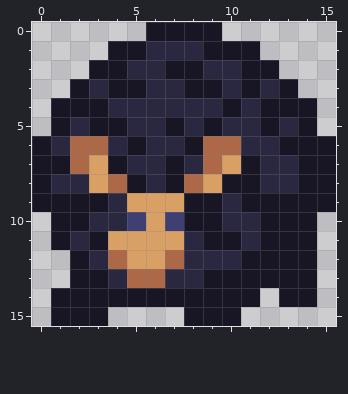
One commit to this pixel-art sprite: Textures/Items/spr_passive_sheep_a2xt.png. Above: the version before the commit.
The file is 16x16 pixels.
The result:
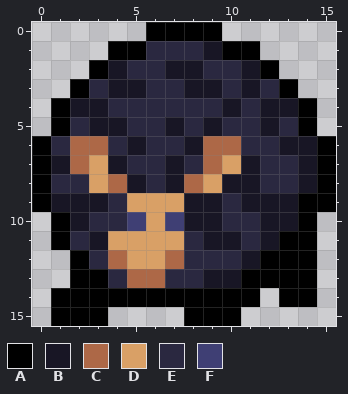
Palette (. is transparent): A #000000  B #181625  C #ad6847  D #d9a066  E #2a2840  F #3f3f74
Commit: tweaked pocket sheep icon.
The exact change:
@@ x 0..15 @@
- 0 ......BBBB......
- 1 ....BBEEEBBB....
- 2 ...BBEEBBEEBB...
- 3 ..BEBBEEBBEBEB..
- 4 .BBBEEEEEEBEBBB.
- 5 .BEBBEEBEBEEBEB.
- 6 BECCEBEEBCCEEBBB
- 7 BBCDBEEBECDBEEBB
- 8 BEEDCBEBCDBBEEBB
- 9 BBBBEDDDBBEBBBBB
-10 .BBEEFDFBBEEBBB.
-11 .BEBDDDDEBBEBBB.
-12 ..BECDDCEEEBBBB.
-13 ..BBECCEEBBBBBB.
-14 .BBBBBBBBBBB.BB.
-15 .BBB....BBB.....
+ 0 ......AAAA......
+ 1 ....AAEEEBAA....
+ 2 ...ABEEBBEEBA...
+ 3 ..AEBBEEBBEBEA..
+ 4 .ABBEEEEEEBEBBA.
+ 5 .AEBBEEBEBEEBEA.
+ 6 AECCEBEEBCCEEBBA
+ 7 ABCDBEEBECDBEEBA
+ 8 AEEDCBEBCDBBEEBA
+ 9 ABBBEDDDBBEBBBAA
+10 .ABEEFDFBBEEBBA.
+11 .AEBDDDDEBBEBAA.
+12 ..AECDDCEEEBAAA.
+13 ..AAECCEEBBAAAA.
+14 .AAAAAAAAAAA.AA.
+15 .AAA....AAA.....
Pixel boxes of the changes (left, top, right, bottom) in both pictures:
changed: (32, 22, 336, 326)
